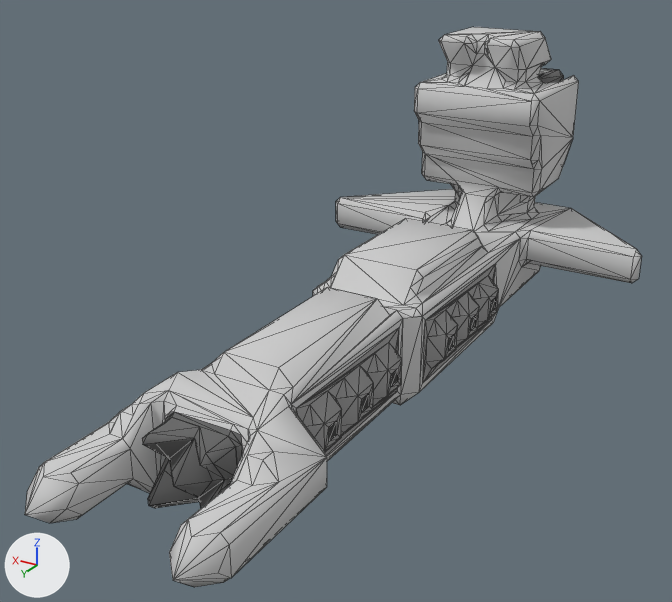
Before and after pictures for a commit that changed the OBJ model src/jsMain/resources/meshes/fulkreykk-2-karnas-class.obj.
Both versions are drawn from a 50 mm camera at (-29.8, 56.4, 34.0) aimed at (2.0, 3.4, 7.5). Lighting does not change. The marker at lower left points along +X, +Y and +Z. Mesh edges are drawn as thin lines. Where no turn or scale is listed for an object, it has been applied to the vertices.

Script lines for the objects in view, before the commit:
```python
me_fulkreykk_2_karnas_class = bpy.data.meshes.new('fulkreykk-2-karnas-class')
me_fulkreykk_2_karnas_class.from_pydata(...)  # 810 vertices, 1516 faces; spans x -14.5..14.5, y -30.0..30.0, z 0.0..24.0
me_fulkreykk_2_karnas_class.materials.append(mat_fulkreykk_2_karnas_class)  # picture img_fulkreykk_2_karnas_class_diff_png
ob_fulkreykk_2_karnas_class = bpy.data.objects.new('fulkreykk-2-karnas-class', me_fulkreykk_2_karnas_class)
ob_fulkreykk_2_karnas_class.location = (0.0, 0.0, 0.0)
```
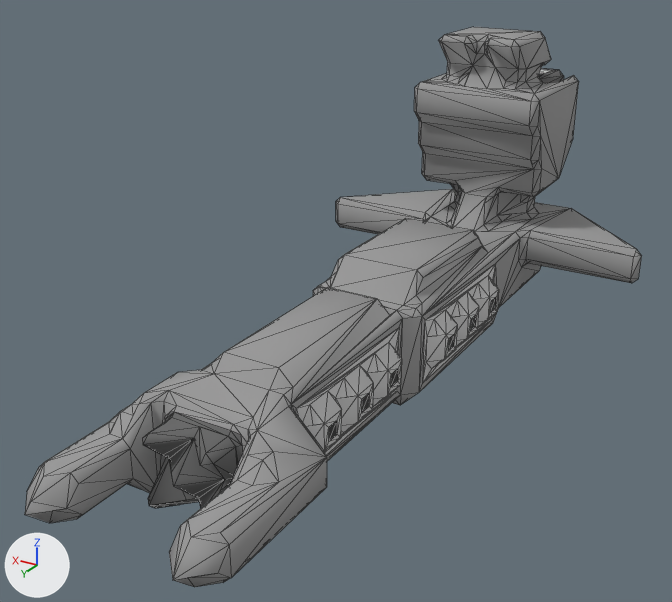
The newer file is also turned or shifted as a whole; pictures and numbers use the older file's frame.

What differs and where, as boxes [x1, y1, x2, y2] in the pictures (672 x 602 px; the box of a moved part takes in the faces that stretch with it):
part 1 of me_fulkreykk_2_karnas_class, moved or reshaped
    both: [25, 32, 579, 587]
part 2 of me_fulkreykk_2_karnas_class, surface changed
    both: [26, 27, 642, 580]

Diff of the bpy script that builds the scene:
```diff
--- a/src/jsMain/resources/meshes/fulkreykk-2-karnas-class.obj.py
+++ b/src/jsMain/resources/meshes/fulkreykk-2-karnas-class.obj.py
@@ me_fulkreykk_2_karnas_class @@
 # used by ob_fulkreykk_2_karnas_class; location = (0.0, 0.0, 0.0)
-me_fulkreykk_2_karnas_class.from_pydata(...)  # 810 vertices, 1516 faces; spans x -14.5..14.5, y -30.0..30.0, z 0.0..24.0
+me_fulkreykk_2_karnas_class.from_pydata(...)  # 808 vertices, 1512 faces; spans x -14.5..14.5, y -30.0..30.0, z 0.0..24.0
+# me_fulkreykk_2_karnas_class part 1
+# 14 vertices are removed from x -5.5..5.0, y -23.5..29.5, z 3.5..12.5
+# 262 faces are deleted
+# 1 vertex moves from x 1.5, y 23.5, z 6.5 to x 2.0, y 22.5, z 5.0
+# 12 vertices are added at x -5.5..5.0, y -23.5..29.5, z 2.0..8.5
+# 258 new faces join them
+# me_fulkreykk_2_karnas_class part 2: 1055 kept faces spanning x -14.5..14.5, y -30.0..30.0, z 0.0..24.0 get new texture (UV) coordinates
 me_fulkreykk_2_karnas_class.materials.append(mat_fulkreykk_2_karnas_class)
```
